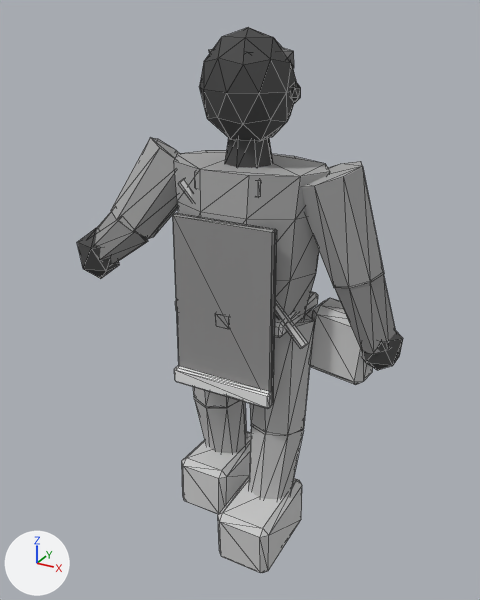
The glTF model assets/exports/npc/npc_merchant_down_r_v01.glb: old version first, new version second.
Both versions are drawn from a 50 mm camera at (1.14, -2.141, 2.095) aimed at (-0.014, -0.043, 1.046). The axes (+X, +Y, +Z) are drawn at lower left. The lights are the same throughout. The picture after the commit comes second. Mesh edges are drawn as thin lines. Vertices at exactly the same position are counted once.

Objects in the first picture: 'GEO_npc_merchant_down_r_v01'.
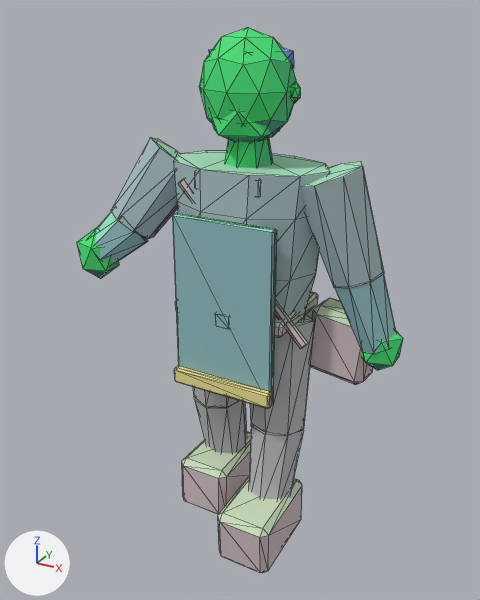
Pixel boxes [x1, y1, x2, y2] of what changed, in the pictures (480 x 600 px):
part 1 of me_geo_npc_merchant_down_r_v01, added (green)
    after: [211, 110, 280, 143]
part 2 of me_geo_npc_merchant_down_r_v01, recoloured
    both: [77, 27, 403, 573]

What changed in the scene script:
```text
Change me_geo_npc_merchant_down_r_v01:
    used by ob_geo_npc_merchant_down_r_v01; location = (0.0, 0.0, 0.0)
    remove me_geo_npc_merchant_down_r_v01.from_pydata(...)  # 510 vertices, 916 faces; spans x -0.64..0.61, y -0.34..0.22, z -0.01..2.04
    add me_geo_npc_merchant_down_r_v01.from_pydata(...)  # 522 vertices, 936 faces; spans x -0.64..0.61, y -0.34..0.22, z -0.01..2.04
    me_geo_npc_merchant_down_r_v01 part 1: a new loose piece, an icosphere of 20 faces spanning x -0.13..0.13, y -0.15..0.08, z 1.64..1.83, in mat_mat_npc_indexed
    me_geo_npc_merchant_down_r_v01 part 2: 916 kept faces spanning x -0.64..0.61, y -0.34..0.22, z -0.01..2.04 get new vertex colours
```
